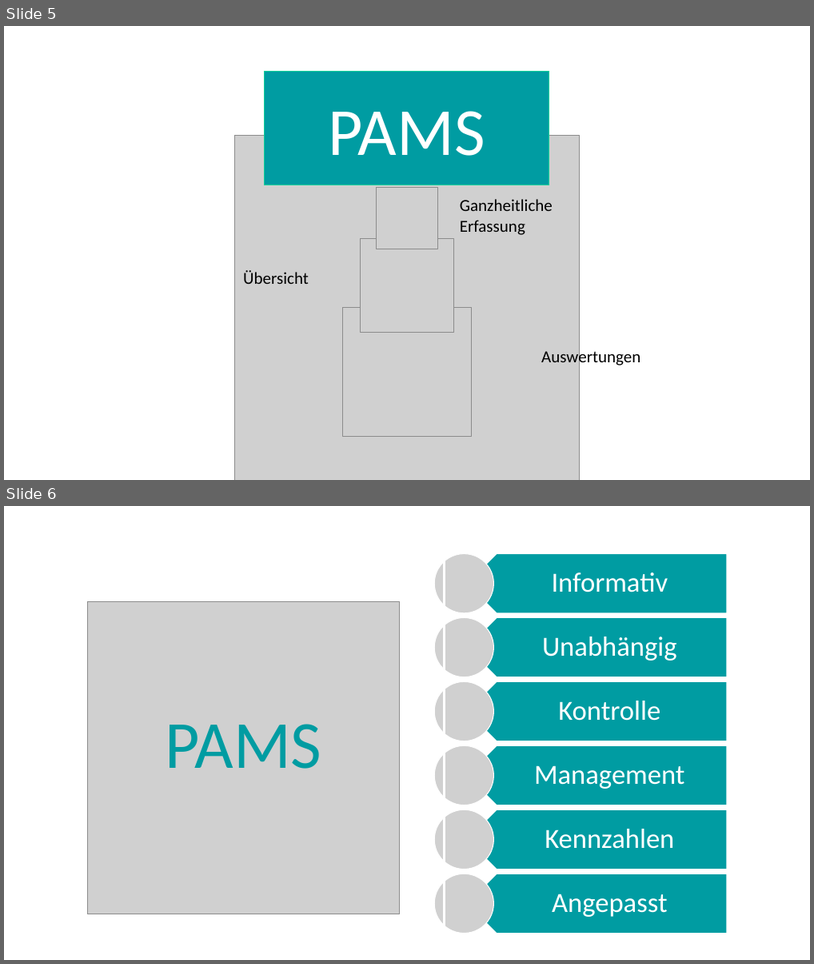
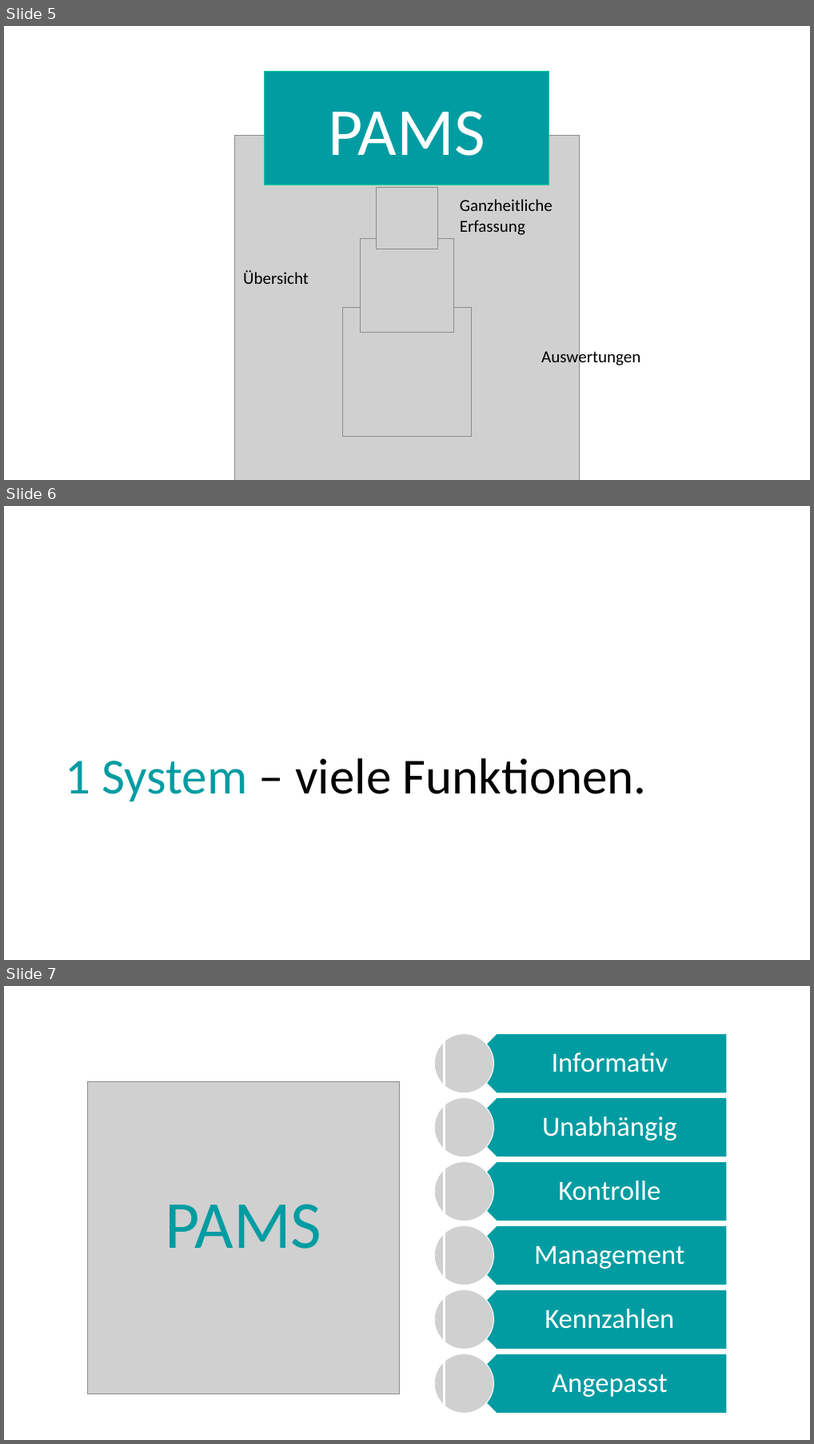
Before and after one commit to Masterarth/PM, a slide deck: documents/projectmanagement/Praesentationen/Abschlusspräsentation_Karsten.pptx. Shown one above the other, each under a label of ours: slides 5 and 6 before the commit, slides 5, 6 and 7 after it. The pictures are 814x964 and 814x1444 pixels, drawn with LibreOffice and Linux fonts; fonts in the diff are those of the drawing; grey boxes stand for pictures. Boxes give left, top, right and bottom in pixels: in the first picture for what was removed or moved away, otherwise in the second. Text is boxed around its words. In the diff, an @@ line names an element or a change of style, - is before the commit and + after.

Commit message:
Add Changes

```diff
--- a/documents/projectmanagement/Praesentationen/Abschlusspräsentation_Karsten.pptx
+++ b/documents/projectmanagement/Praesentationen/Abschlusspräsentation_Karsten.pptx
@@ slide 6 added at (x1=4, y1=506, x2=810, y2=960), background #FFFFFF @@
@@ title added at (x1=65, y1=758, x2=647, y2=801), 60 pt, text #000000 @@
+1 System – viele Funktionen.
@@ what was slide 6 is now slide 7 @@
```
